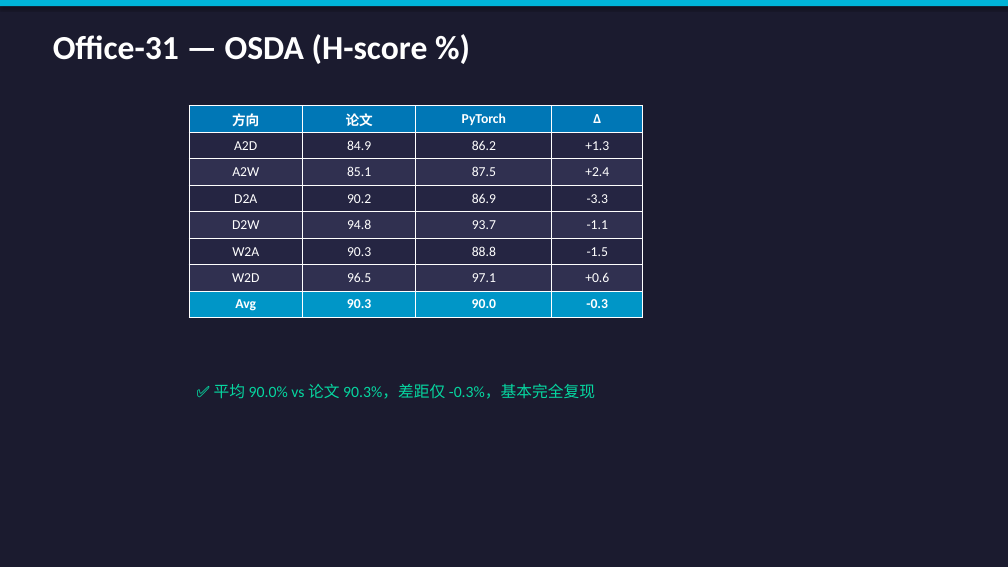
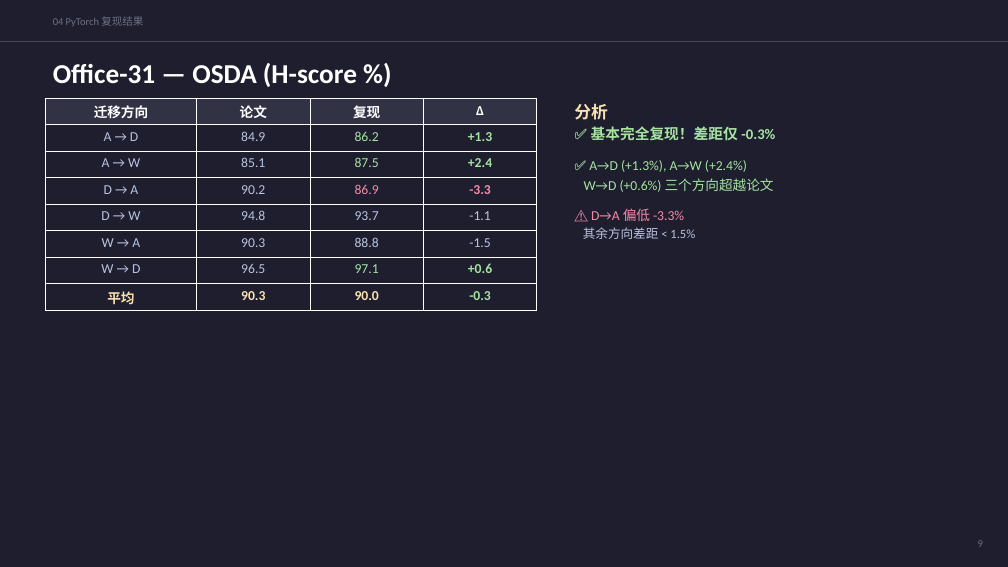
Before and after one commit to penguinand/LEAD-, a slide deck: slide 9 of LEAD_Reproduction_Report.pptx (slide 5 before the commit). Drawn at 1008x567 pixels with LibreOffice and Linux fonts; fonts in the diff are those of the drawing. Boxes give left, top, right and bottom in pixels: in the first picture for what was removed or moved away, otherwise in the second. Text is boxed around its words. In the diff, an @@ line names an element or a change of style, - is before the commit and + after.

```diff
--- a/LEAD_Reproduction_Report.pptx
+++ b/LEAD_Reproduction_Report.pptx
@@ background #1B1B2F to #1E1E2E @@
@@ rectangle removed at [0,0,1008,6] @@
@@ text added at [53,16,143,27], 10 pt, text #6C7086 @@
+04 PyTorch 复现结果
@@ line added from (0, 42) to (1008, 42), #45475A 0.5 pt @@
@@ text "Office-31 — OSDA (H-score %)": place and size @@
-text "Office-31 — OSDA (H-score %)" at [53,34,428,64]
+text "Office-31 — OSDA (H-score %)" at [53,63,357,87]
@@ text "Office-31 — OSDA (H-score %)" at [53,63,357,87]: size 32 to 26 pt @@
@@ table at [45,98,537,310] @@
-row 1, column 1: 方向
+row 1, column 1: 迁移方向
-row 1, column 3: PyTorch
+row 1, column 3: 复现
-row 2, column 1: A2D
+row 2, column 1: A → D
-row 3, column 1: A2W
+row 3, column 1: A → W
-row 4, column 1: D2A
+row 4, column 1: D → A
-row 5, column 1: D2W
+row 5, column 1: D → W
-row 6, column 1: W2A
+row 6, column 1: W → A
-row 7, column 1: W2D
+row 7, column 1: W → D
-row 8, column 1: Avg
+row 8, column 1: 平均
@@ fill #0077B6 to #313244 in row 1 @@
@@ fill #252542 to #1E1E2E in 12 cells @@
@@ fill #303050 to #1E1E2E in 12 cells @@
@@ fill #0096C7 to #1E1E2E in row 8 @@
@@ text colour #FFFFFF to #BAC2DE in "84.9", "85.1", "90.2", "94.8" and 6 more places @@
@@ text colour #FFFFFF to #A6E3A1 in "86.2", "+1.3", "87.5", "+2.4" and 3 more places @@
@@ bold on in "+1.3", "+2.4", "-3.3", "+0.6" @@
@@ text colour #FFFFFF to #F38BA8 in "86.9", "-3.3" @@
@@ text colour #FFFFFF to #F9E2AF in "90.3", "90.0" @@
@@ table: place and size @@
-table at [189,106,643,318]
+table at [45,98,537,310]
@@ text added at [574,103,775,239], 13 pt, text #A6E3A1 @@
+分析
+✅ 基本完全复现！差距仅 -0.3%
+✅ A→D (+1.3%), A→W (+2.4%)
+W→D (+0.6%) 三个方向超越论文
+⚠️ D→A 偏低 -3.3%
+其余方向差距 < 1.5%
@@ text removed at [214,383,595,399] @@
-✅ 平均 90.0% vs 论文 90.3%，差距仅 -0.3%，基本完全复现
@@ text added at [978,540,983,547], 10 pt, text #6C7086 @@
+9
```
Also in this commit, not shown: 6 other slides changed, 10 slides added, 5 slides removed.
